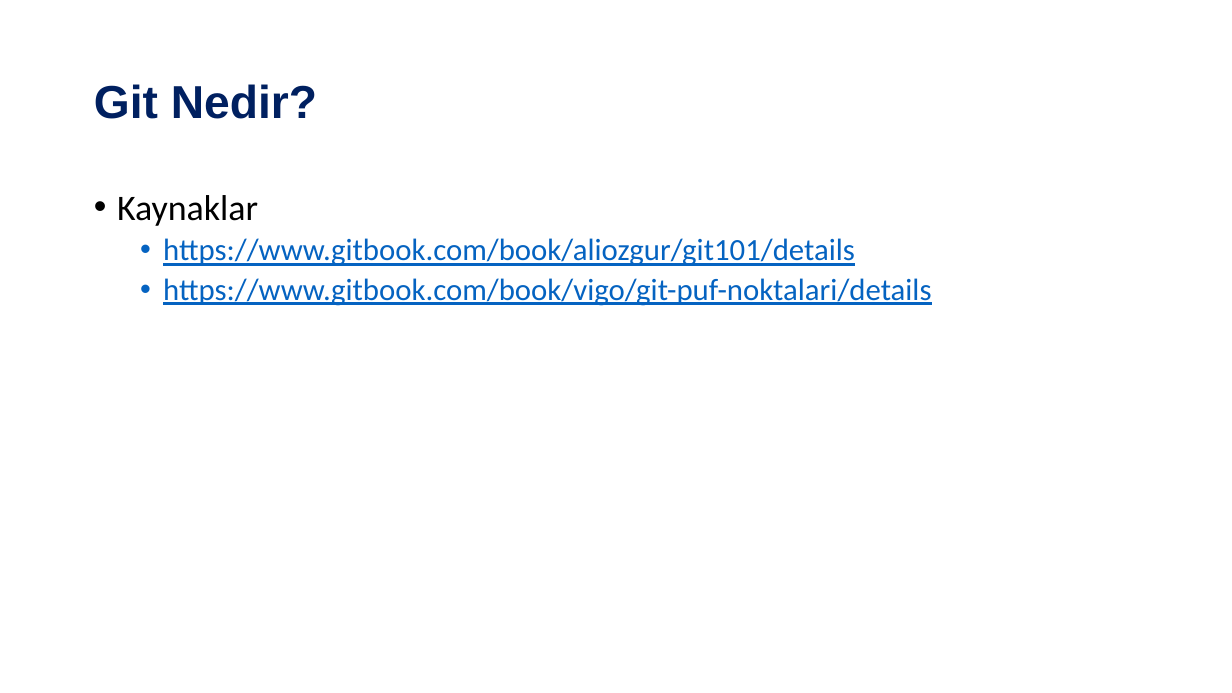
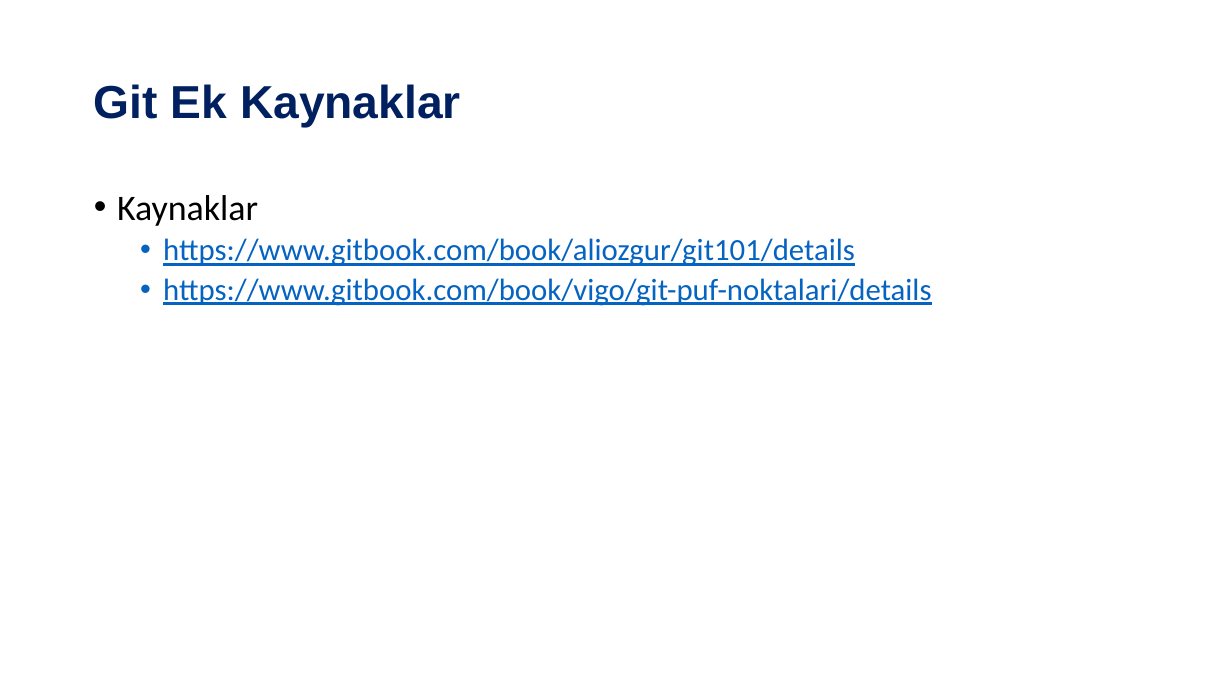
Before and after one commit to ozkansari/MyCourses, a slide deck: slide 24 of SoftwareDevEnvAndTools_2017Autumn/_docs/4_Ders_Sunum.pptx (slide 8 before the commit). Drawn at 1232x693 pixels with LibreOffice and Linux fonts; fonts in the diff are those of the drawing. Boxes give left, top, right and bottom in pixels: in the first picture for what was removed or moved away, otherwise in the second. Text is boxed around its words. In the diff, an @@ line names an element or a change of style, - is before the commit and + after.

```diff
--- a/SoftwareDevEnvAndTools_2017Autumn/_docs/4_Ders_Sunum.pptx
+++ b/SoftwareDevEnvAndTools_2017Autumn/_docs/4_Ders_Sunum.pptx
@@ title at (x1=94, y1=84, x2=461, y2=128): text changed @@
-Git Nedir?
+Git Ek Kaynaklar
```
Also in this commit, not shown: 3 other slides changed, 16 slides added, 3 other files.
